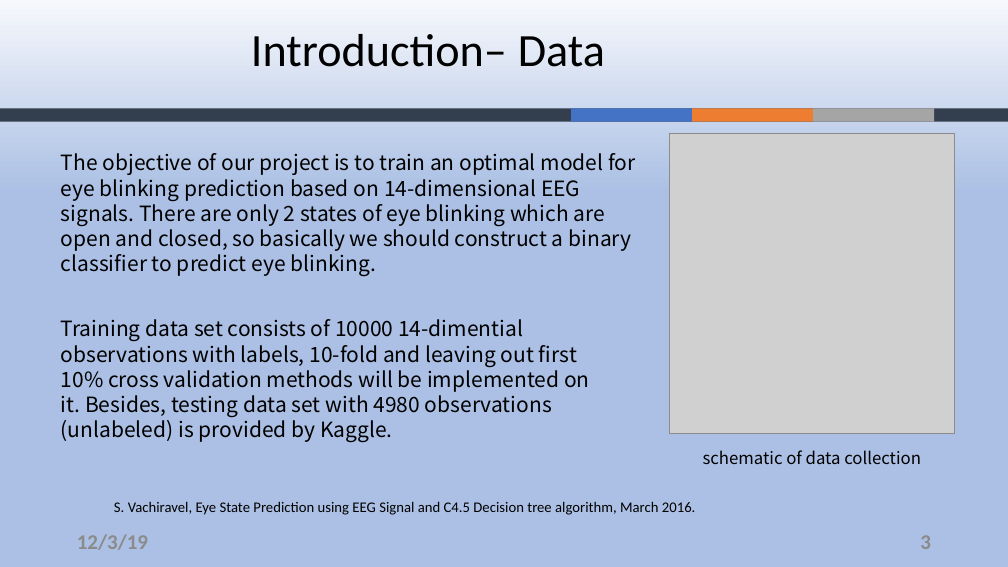
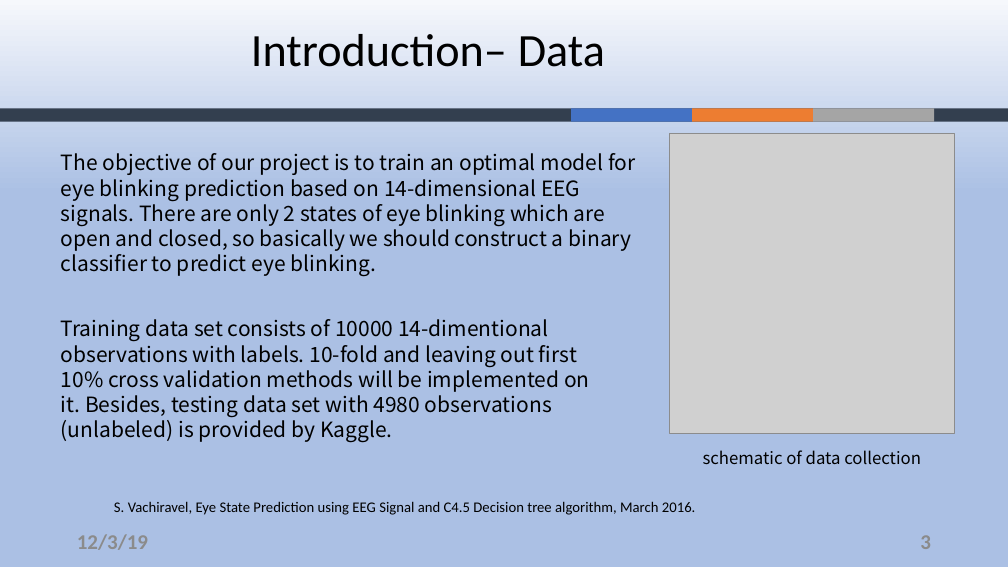
Before and after one commit to ZouYao0720/final-project-, a slide deck: slide 3 of final-presentation.pptx. Drawn at 1008x567 pixels with LibreOffice and Linux fonts; fonts in the diff are those of the drawing; grey boxes stand for pictures; background and template pictures are left out. Boxes give left, top, right and bottom in pixels: in the first picture for what was removed or moved away, otherwise in the second. Text is boxed around its words. In the diff, an @@ line names an element or a change of style, - is before the commit and + after.

```diff
--- a/final-presentation.pptx
+++ b/final-presentation.pptx
@@ text at [61,319,590,442]: text changed @@
-Training data set consists of 10000 14-dimential observations with labels, 10-fold and leaving out first 10% cross validation methods will be implemented on it. Besides, testing data set with 4980 observations (unlabeled) is provided by Kaggle.
+Training data set consists of 10000 14-dimentional observations with labels. 10-fold and leaving out first 10% cross validation methods will be implemented on it. Besides, testing data set with 4980 observations (unlabeled) is provided by Kaggle.
```
Also in this commit, not shown: 8 other slides changed.
